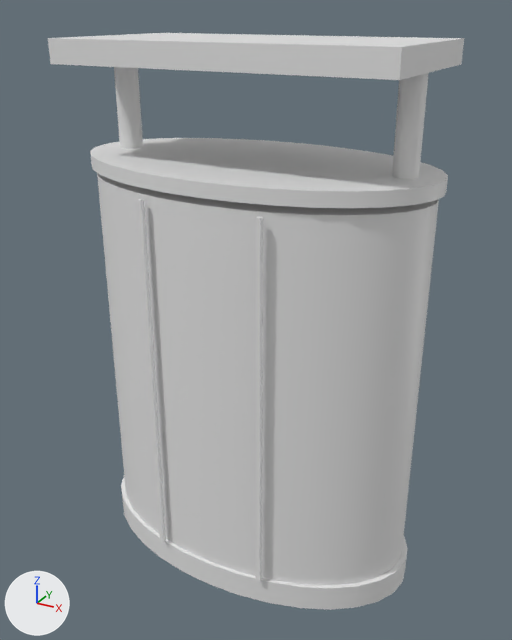
Before and after pictures for a commit that changed the glTF model assets/furniture/ipr-street.glb.
Rendered twice from a camera (50 mm lens) standing at (0.602, -1.092, 1.045) and looking at (0.003, -0.003, 0.5). Every picture has the same lights, and +X, +Y and +Z are marked at lower left. The first picture is the older version. Materials are left out; every surface is plain grey. Where no turn or scale is listed for an object, it has been applied to the vertices. Vertices at exactly the same position are counted once.
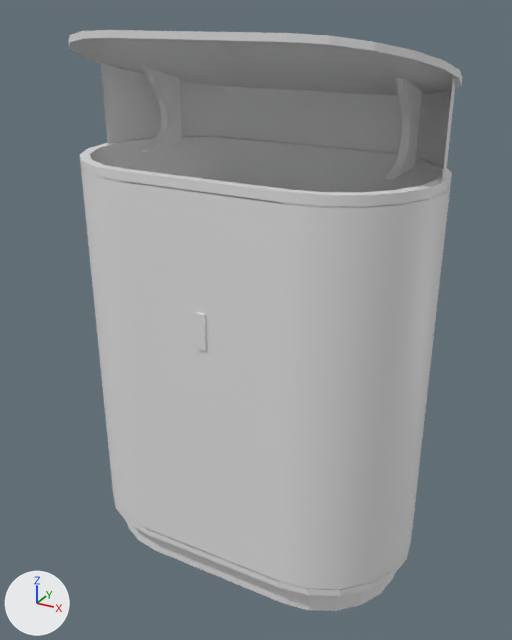
What differs and where, as boxes [x1, y1, x2, y2] in the pictures (512 x 640 px):
'Mesh_1', reshaped (8% wider): before [97, 173, 439, 586]; after [81, 167, 451, 590]
'Mesh_0', reshaped: before [48, 33, 464, 610]; after [68, 30, 462, 611]
part 1 of me_mesh_0, rebuilt: before [90, 138, 448, 208]; after [80, 136, 452, 208]
part 2 of me_mesh_0, rebuilt: before [121, 477, 408, 610]; after [127, 523, 394, 611]
part 3 of me_mesh_0, rebuilt (38% taller): before [48, 33, 464, 80]; after [68, 30, 462, 95]
part 4 of me_mesh_0, added: after [141, 66, 182, 152]
part 5 of me_mesh_0, added: after [385, 78, 422, 179]
part 6 of me_mesh_0, added: after [113, 493, 412, 596]
part 7 of me_mesh_0, added: after [101, 63, 456, 179]
part 8 of me_mesh_0, deleted: before [137, 199, 166, 543]
part 9 of me_mesh_0, deleted: before [256, 216, 263, 581]
part 10 of me_mesh_0, deleted: before [114, 67, 143, 149]
part 11 of me_mesh_0, deleted: before [392, 73, 429, 179]

Diff of the bpy script that builds the scene:
```diff
--- a/assets/furniture/ipr-street.glb.py
+++ b/assets/furniture/ipr-street.glb.py
@@ me_mesh_0 @@
 # used by ob_mesh_0; location = (0.0, 0.0, 0.0)
-me_mesh_0.from_pydata(...)  # 192 vertices, 324 faces; spans x -0.334..0.334, y -0.191..0.191, z 0.0..1.0
+me_mesh_0.from_pydata(...)  # 388 vertices, 678 faces; spans x -0.338..0.338, y -0.191..0.188, z 0.0..1.015
+# me_mesh_0 part 1: the loose piece of 68 vertices spanning x -0.334..0.334, y -0.191..0.191, z 0.777..0.803 is rebuilt with 88 vertices and now spans x -0.338..0.338, y -0.188..0.188, z 0.688..0.803
+# me_mesh_0 part 2: the loose piece of 68 vertices spanning x -0.334..0.334, y -0.191..0.191, z 0.0..0.052 is rebuilt with 44 vertices and now spans x -0.315..0.315, y -0.164..0.164, z 0.0..0.06
+# me_mesh_0 part 3: the loose piece of 8 vertices spanning x -0.3..0.3, y -0.16..0.16, z 0.96..1.0 is rebuilt with 44 vertices and now spans x -0.338..0.338, y -0.188..0.188, z 0.9..1.015
+# me_mesh_0 part 4: a new loose piece of 46 vertices spanning x -0.25..-0.235, y 0.002..0.119, z 0.795..0.948
+# me_mesh_0 part 5: a new loose piece of 46 vertices spanning x 0.235..0.25, y 0.002..0.119, z 0.795..0.948
+# me_mesh_0 part 6: a new loose piece of 44 vertices spanning x -0.338..0.338, y -0.188..0.188, z 0.06..0.076
+# me_mesh_0 part 7: a new loose piece of 24 vertices spanning x -0.329..0.329, y 0.0..0.178, z 0.796..0.952
+# me_mesh_0 part 8: the loose piece of 8 vertices spanning x -0.114..-0.106, y -0.191..-0.183, z 0.06..0.76 is deleted
+# me_mesh_0 part 9: the loose piece of 8 vertices spanning x 0.106..0.114, y -0.191..-0.183, z 0.06..0.76 is deleted
+# me_mesh_0 part 10: 16 vertices removed from x -0.292..-0.248, y -0.022..0.022, z 0.79..0.96
+# me_mesh_0 part 11: 16 vertices removed from x 0.248..0.292, y -0.022..0.022, z 0.79..0.96
+# other edits to the shape of me_mesh_0 do not show in these pictures
@@ me_mesh_1 @@
 # used by ob_mesh_1; location = (0.0, 0.0, 0.0)
-me_mesh_1.from_pydata(...)  # 68 vertices, 128 faces; spans x -0.324..0.324, y -0.185..0.185, z 0.045..0.765
+me_mesh_1.from_pydata(...)  # 44 vertices, 44 faces; spans x -0.338..0.338, y -0.188..0.188, z 0.074..0.787
+# me_mesh_1 part 12: the whole mesh is rebuilt
```
